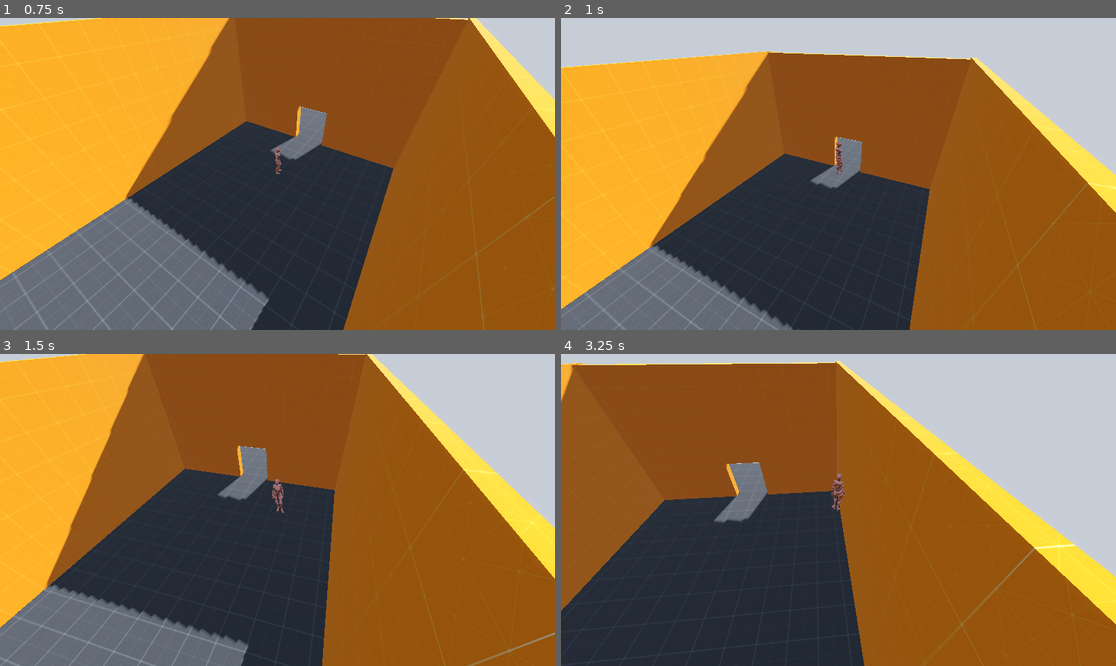
Above: before the commit, frames 1-4 (two rows, left to right).
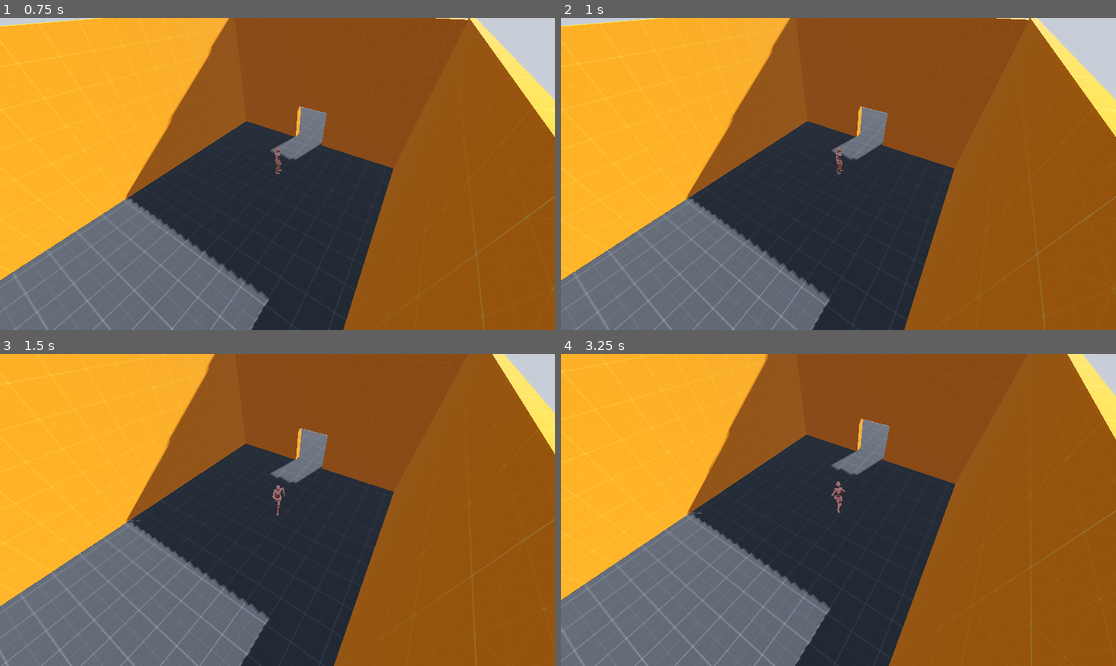
Above: after the commit, the same moments.

Repository: Bloombeard/diamond-heist
Game: Godot game, scene res://scenes/vault.tscn
Two runs of this game, one before a commit and one after it. Both use one fixed random seed, a clock stepped at 60 frames per second and the inputs below.
Inputs:
- Up to frame 1 (0.75 s): tap Enter at 0.5 s; hold D (move_right) from 0.53 s (still down); hold Shift (block) from 0.53 s (still down)
- Up to frame 2 (1 s): keep holding D (move_right); keep holding Shift (block); tap Space (jump) at 0.77, 0.8 s
- Up to frame 3 (1.5 s): tap Space (jump) at 1.07, 1.35 s; release D (move_right) at 1.28 s; release Shift (block) at 1.28 s; hold S (move_backward) from 1.28 s (still down)
- Up to frame 4 (3.25 s): tap Space (jump) at 1.52, 1.82, 2.3, 3.02 s; tap Shift (block) at 1.55, 2.85 s; release S (move_backward) at 2.03 s; hold D (move_right) 2.03-2.78 s; hold Shift (block) 2.03-2.78 s; hold W (move_forward) from 2.78 s (still down)

Frame 1 is identical in both runs. In frame 2, 31% of the frame differs, in the area x 0-100%, y 0-100%; in frame 3, 34%; in frame 4, 70%.

Commit message:
item pickups! now everything is unlockable

Diff:
--- a/project.godot
+++ b/project.godot
@@ -14,6 +14,10 @@
 run/main_scene="uid://bab57487xo37b"
 config/features=PackedStringArray("4.5", "Forward Plus")
 config/icon="res://icon.svg"
+
+[autoload]
+
+PlayerVariables="*res://scripts/player_variables.gd"
 
 [input]
 
--- /dev/null
+++ b/scenes/item_pickup.tscn
@@ -0,0 +1,25 @@
+[gd_scene load_steps=4 format=3 uid="uid://ctxjia2mwr1rd"]
+
+[ext_resource type="Script" uid="uid://s2p5o30nudrf" path="res://scripts/item_pickup.gd" id="1_lgqak"]
+
+[sub_resource type="SphereShape3D" id="SphereShape3D_yiukj"]
+radius = 1.0
+
+[sub_resource type="StandardMaterial3D" id="StandardMaterial3D_72sof"]
+transparency = 1
+albedo_color = Color(2.2106607, 1.6373681, 0, 0.8117647)
+
+[node name="ItemPickup" type="Node3D"]
+process_mode = 3
+script = ExtResource("1_lgqak")
+
+[node name="Area3D" type="Area3D" parent="."]
+
+[node name="CollisionShape3D" type="CollisionShape3D" parent="Area3D"]
+shape = SubResource("SphereShape3D_yiukj")
+debug_color = Color(0.65764314, 0.51631826, 0, 0.41960785)
+
+[node name="CSGSphere3D" type="CSGSphere3D" parent="."]
+material = SubResource("StandardMaterial3D_72sof")
+
+[connection signal="body_entered" from="Area3D" to="." method="_on_area_3d_body_entered"]
--- a/scenes/test_arena.tscn
+++ b/scenes/test_arena.tscn
@@ -11,6 +11,7 @@
 [ext_resource type="PackedScene" uid="uid://bynxesp2yjysf" path="res://scenes/breakable_wall.tscn" id="7_tgj8j"]
 [ext_resource type="Script" uid="uid://dwqmq55dpp5tw" path="res://scripts/camera_on_rails.gd" id="8_gq0uu"]
 [ext_resource type="PackedScene" uid="uid://bogo3gha7l7cv" path="res://scenes/enemy.tscn" id="9_ica0y"]
+[ext_resource type="PackedScene" uid="uid://ctxjia2mwr1rd" path="res://scenes/item_pickup.tscn" id="12_xiblw"]
 
 [sub_resource type="ProceduralSkyMaterial" id="ProceduralSkyMaterial_htu68"]
 sky_horizon_color = Color(0.662243, 0.671743, 0.686743, 1)
@@ -280,5 +281,28 @@
 transform = Transform3D(1, 0, 0, 0, 1, 0, 0, 0, 1, -15.3, 1, -12.400001)
 player_path = NodePath("../../Player")
 
+[node name="ItemPickup" parent="." instance=ExtResource("12_xiblw")]
+transform = Transform3D(1, 0, 0, 0, 1, 0, 0, 0, 1, 5.6386786, 0.50000113, -4.1030374)
+pickup_type = 2
+
+[node name="ItemPickup2" parent="." instance=ExtResource("12_xiblw")]
+transform = Transform3D(1, 0, 0, 0, 1, 0, 0, 0, 1, 9.419526, 0.5000005, -6.0923977)
+pickup_type = 1
+
+[node name="ItemPickup3" parent="." instance=ExtResource("12_xiblw")]
+transform = Transform3D(1, 0, 0, 0, 1, 0, 0, 0, 1, 7.7570477, 2.05, -2.159764)
+pickup_type = 4
+
+[node name="ItemPickup4" parent="." instance=ExtResource("12_xiblw")]
+transform = Transform3D(1, 0, 0, 0, 1, 0, 0, 0, 1, 5.917169, 2.0499995, -7.252451)
+pickup_type = 5
+
+[node name="ItemPickup5" parent="." instance=ExtResource("12_xiblw")]
+transform = Transform3D(1, 0, 0, 0, 1, 0, 0, 0, 1, 3.137805, 2.05, -5.7495265)
+pickup_type = 6
+
+[node name="ItemPickup6" parent="." instance=ExtResource("12_xiblw")]
+transform = Transform3D(1, 0, 0, 0, 1, 0, 0, 0, 1, 3.8019736, 2.0500004, -11.60444)
+
 [connection signal="body_entered" from="Area3D" to="." method="_on_area_3d_body_entered"]
 [connection signal="body_exited" from="Area3D" to="." method="_on_area_3d_body_exited"]
--- a/scripts/enemy.gd
+++ b/scripts/enemy.gd
@@ -168,6 +168,7 @@
 				cube_area.monitorable = false
 				cube.set_deferred("disabled", true)
 				cube.visible = false
+				statem.ded_counter = 0
 				statem.state = statem.STAGGERED
 
 	if not is_on_floor() and statem.ded_state != statem.DED_BUBBLE:
--- /dev/null
+++ b/scripts/item_pickup.gd
@@ -0,0 +1,41 @@
+extends Node3D
+
+enum Pickups {ARMOR, SWORD, JUMP, SPIN, BUBBLE, BOMB, CUBE, LINK}
+
+@export var pickup_type: Pickups
+
+@onready var player: CharacterBody3D = $"../Player"
+
+func _on_area_3d_body_entered(body: Node3D) -> void:
+	if body == player:
+		queue_free()
+		match pickup_type:
+			Pickups.ARMOR:
+				PlayerVariables.max_armor += 1
+				PlayerVariables.armor = PlayerVariables.max_armor
+				print(PlayerVariables.max_armor)
+			Pickups.SWORD:
+				PlayerVariables.has_sword = true
+				print("SWORD")
+			Pickups.JUMP:
+				PlayerVariables.has_jump = true
+				print("JUMP")
+			Pickups.SPIN:
+				PlayerVariables.has_spin = true
+				print("SPIN")
+			Pickups.BUBBLE:
+				PlayerVariables.has_bubble = true
+				print("BUBBLE")
+			Pickups.BOMB:
+				PlayerVariables.has_bomb = true
+				print("BOMB")
+			Pickups.CUBE:
+				PlayerVariables.has_cube = true
+				print("CUBE")
+			Pickups.LINK:
+				PlayerVariables.has_link = true
+				print("LINK")
+		# i dont know why but this isnt working like it does in level scripts.
+		#get_tree().paused = true
+		#await get_tree().create_timer(2).timeout
+		#get_tree().paused = false
--- a/scripts/player.gd
+++ b/scripts/player.gd
@@ -14,7 +14,6 @@
 @export var jump_buffer_time := 0.1
 
 @export_group("Combat")
-@export var armor_value := 3
 @export var stagger_length := 60
 @export var invulnerability_frames := 40
 
@@ -120,7 +119,7 @@
 			jump_buffer = true
 			get_tree().create_timer(jump_buffer_time).timeout.connect(on_jump_buffer_timeout)
 
-	if is_jump_available and jump_buffer:
+	if is_jump_available and jump_buffer and PlayerVariables.has_jump:
 		statem.state = statem.JUMPING
 		jump()
 
@@ -138,12 +137,12 @@
 
 	if hitbox.has_overlapping_areas():
 		statem.invuln = true
-		if armor_value == 0:
+		if PlayerVariables.armor == 0:
 			print("player: ow!")
 			statem.state = statem.STAGGERED
 		else:
-			armor_value -= 1
-			print("player: ", armor_value)
+			PlayerVariables.armor -= 1
+			print("player: ", PlayerVariables.armor)
 			statem.stg_counter == statem.stg_length
 
 	# states!
--- /dev/null
+++ b/scripts/player_variables.gd
@@ -0,0 +1,11 @@
+extends Node
+
+var armor: int
+var max_armor := 2
+var has_sword: bool
+var has_jump: bool
+var has_spin: bool # not implemented
+var has_bubble: bool
+var has_bomb: bool
+var has_cube: bool
+var has_link: bool # not implemented
--- a/scripts/slasher.gd
+++ b/scripts/slasher.gd
@@ -82,20 +82,20 @@
 	elif statem.state == statem.DRAWING and statem.atk_counter == statem.atk_active + 1:
 		if hurtbox.has_overlapping_areas():
 			rune_target = hurtbox.get_overlapping_areas()[0].get_parent()
-			if rune_target.statem.state == rune_target.statem.STAGGERED:
+			if rune_target.statem.state == rune_target.statem.STAGGERED and PlayerVariables.has_sword:
 				draw_display()
 
 	# rune pattern processing
 	if Input.is_action_just_released("block") or Input.is_action_just_pressed("block") or last_hit == current_hit:
-		if pattern.size() == 4 and pattern.has_all(["vert", "topleft", "topright", "hoz"]):
+		if pattern.size() == 4 and pattern.has_all(["vert", "topleft", "topright", "hoz"]) and PlayerVariables.has_bubble:
 			pattern_result = "bubble"
 			rune_target.statem.state = rune_target.statem.DEAD
 			rune_target.statem.ded_state = rune_target.statem.DED_BUBBLE
-		elif pattern.size() == 4 and pattern.has_all(["hoz", "vert", "topleft", "botright"]):
+		elif pattern.size() == 4 and pattern.has_all(["hoz", "vert", "topleft", "botright"]) and PlayerVariables.has_bomb:
 			pattern_result = "bomb"
 			rune_target.statem.state = rune_target.statem.DEAD
 			rune_target.statem.ded_state = rune_target.statem.DED_BOMB
-		elif pattern.size() == 4 and pattern.has_all(["hoz", "botleft", "topright", "botright"]):
+		elif pattern.size() == 4 and pattern.has_all(["hoz", "botleft", "topright", "botright"]) and PlayerVariables.has_cube:
 			pattern_result = "cube"
 			rune_target.statem.state = rune_target.statem.DEAD
 			rune_target.statem.ded_state = rune_target.statem.DED_CUBE
--- a/scripts/vault.gd
+++ b/scripts/vault.gd
@@ -16,8 +16,8 @@
 		get_tree().paused = true
 		player.active_movement_camera = new_camera
 		new_camera.make_current()
-	await get_tree().create_timer(camera_switch_input_change_delay).timeout
-	get_tree().paused = false
+		await get_tree().create_timer(camera_switch_input_change_delay).timeout
+		get_tree().paused = false
 
 func _on_vault_area_body_entered(body: Node3D) -> void:
 	if body == player:
Not shown: 1 places in scenes/test_arena.tscn that only renumber resources
Not shown, added: scripts/item_pickup.gd.uid
Not shown, added: scripts/player_variables.gd.uid
